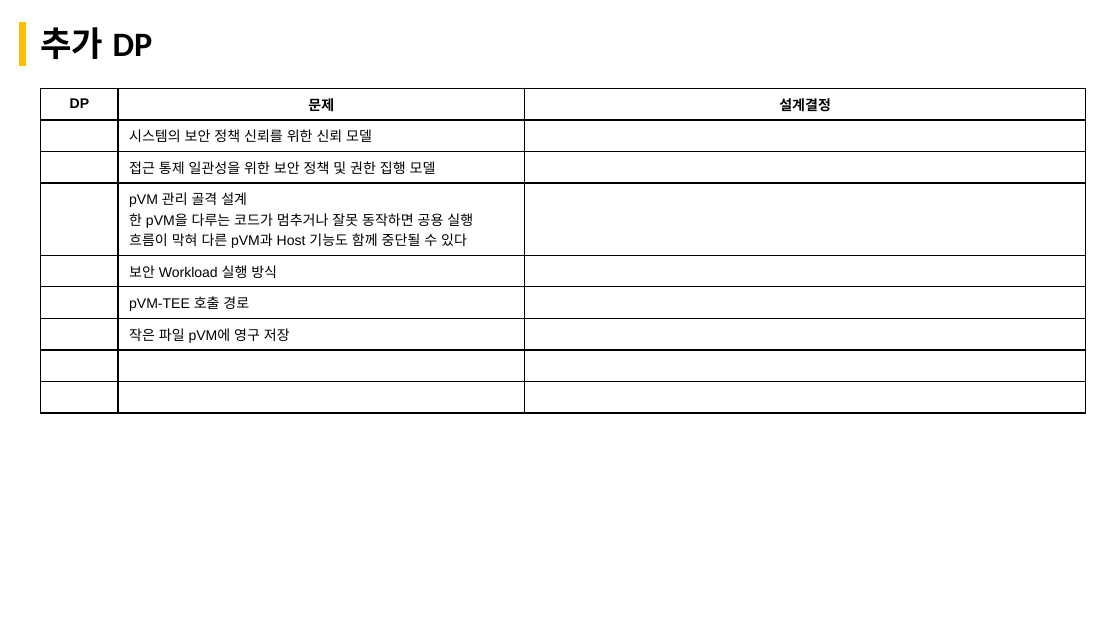
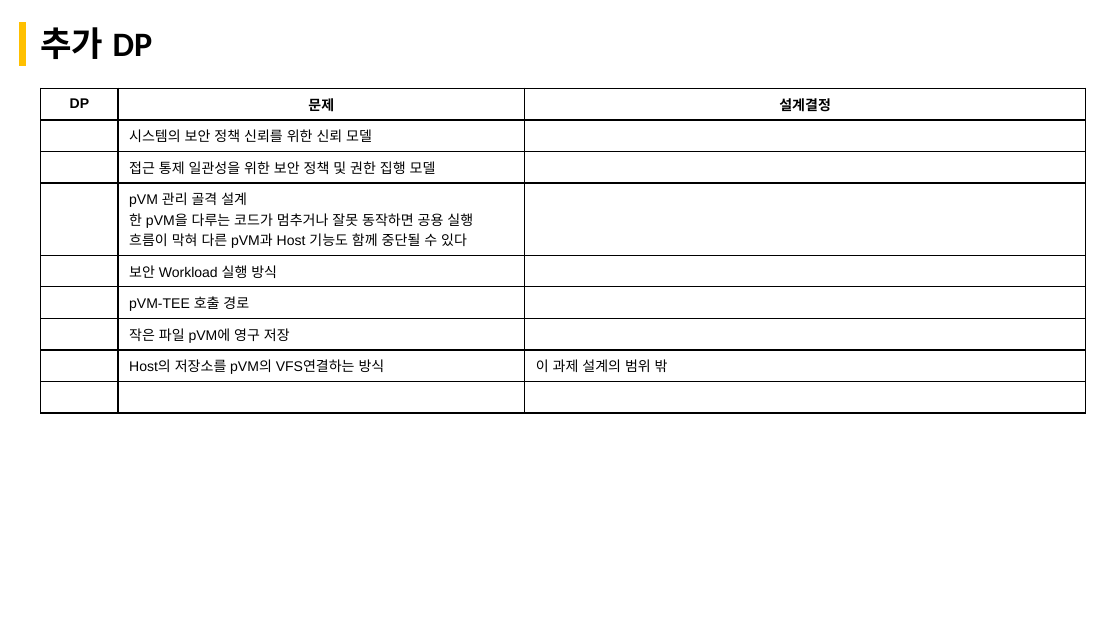
Before and after one commit to boram1288/test-p, a slide deck: slide 14 of ppt/SW_Architect_개인과제_appendix.pptx. Drawn at 1120x630 pixels with LibreOffice and Linux fonts; fonts in the diff are those of the drawing. Boxes give left, top, right and bottom in pixels: in the first picture for what was removed or moved away, otherwise in the second. Text is boxed around its words. In the diff, an @@ line names an element or a change of style, - is before the commit and + after.

```diff
--- a/ppt/SW_Architect_개인과제_appendix.pptx
+++ b/ppt/SW_Architect_개인과제_appendix.pptx
@@ table at box(40, 88, 1085, 378) @@
+row 8:  | Host의 저장소를 pVM의 VFS연결하는 방식 | 이 과제 설계의 범위 밖
-row 9:  |  | 
```
Also in this commit, not shown: 2 slides added, 1 slide removed, 1 other file.
